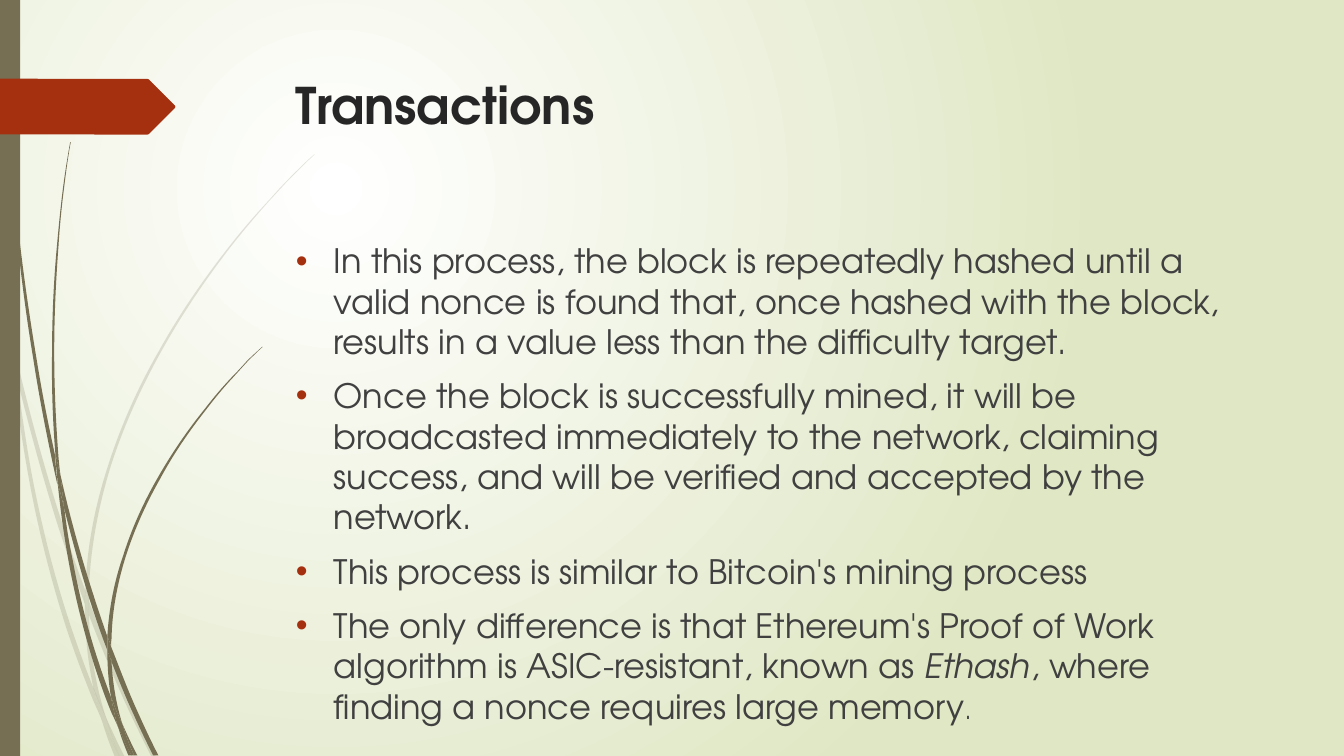
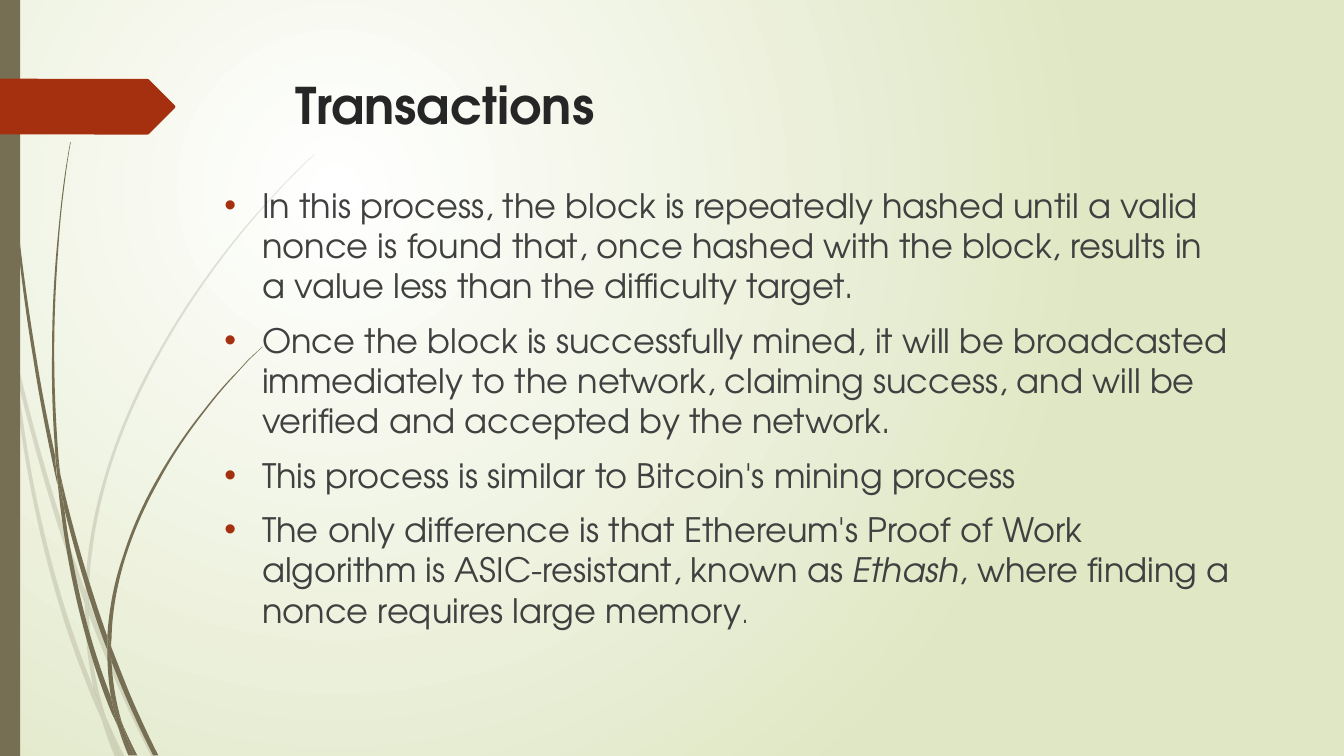
Before and after one commit to sarangparikh22/nmit-blockchain, a slide deck: slide 35 of Distributed Systems 101/Ethereum 101.pptx. Drawn at 1344x756 pixels with LibreOffice and Linux fonts; fonts in the diff are those of the drawing. Boxes give left, top, right and bottom in pixels: in the first picture for what was removed or moved away, otherwise in the second. Text is boxed around its words. In the diff, an @@ line names an element or a change of style, - is before the commit and + after.

```diff
--- a/Distributed Systems 101/Ethereum 101.pptx
+++ b/Distributed Systems 101/Ethereum 101.pptx
@@ text "In this process, the block ..." rewrapped from [334,248,1219,726] to [262,193,1230,630] @@
```
Also in this commit, not shown: 3 other slides changed, 91 slides added, 1 other file.
